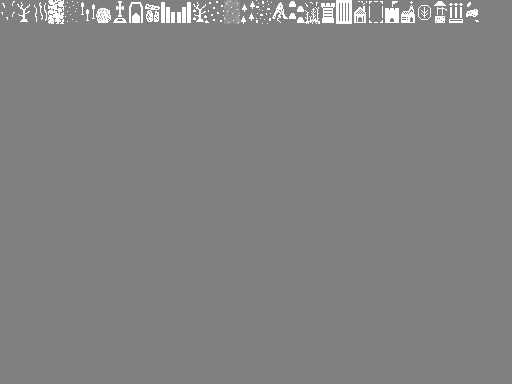
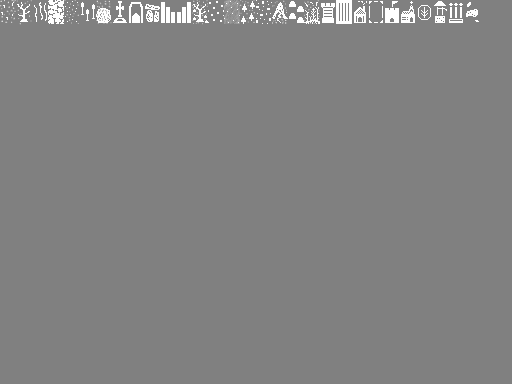
Before/after of a 512x384 layered artwork. What changed in the layer stack:
painted on "Background" over (0, 0, 320, 25)
